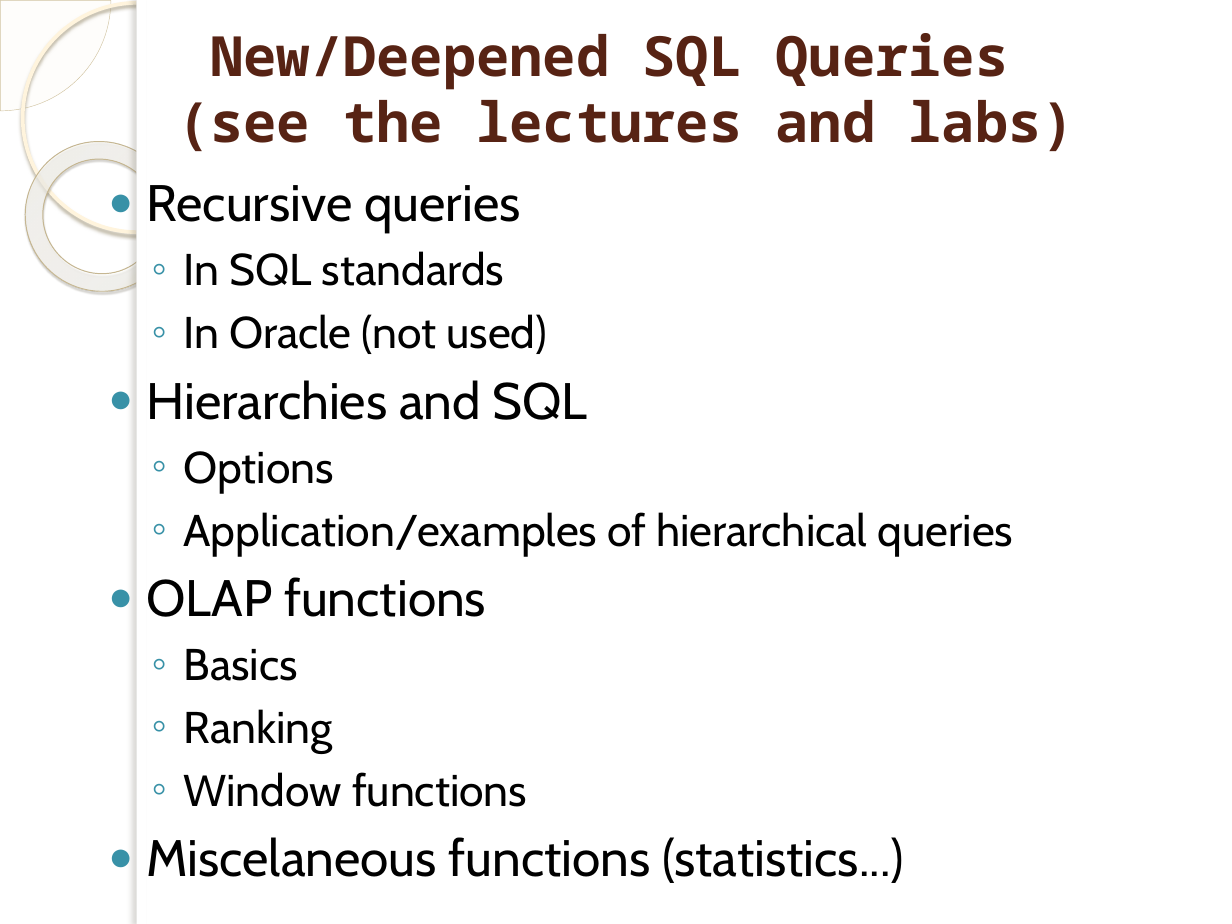
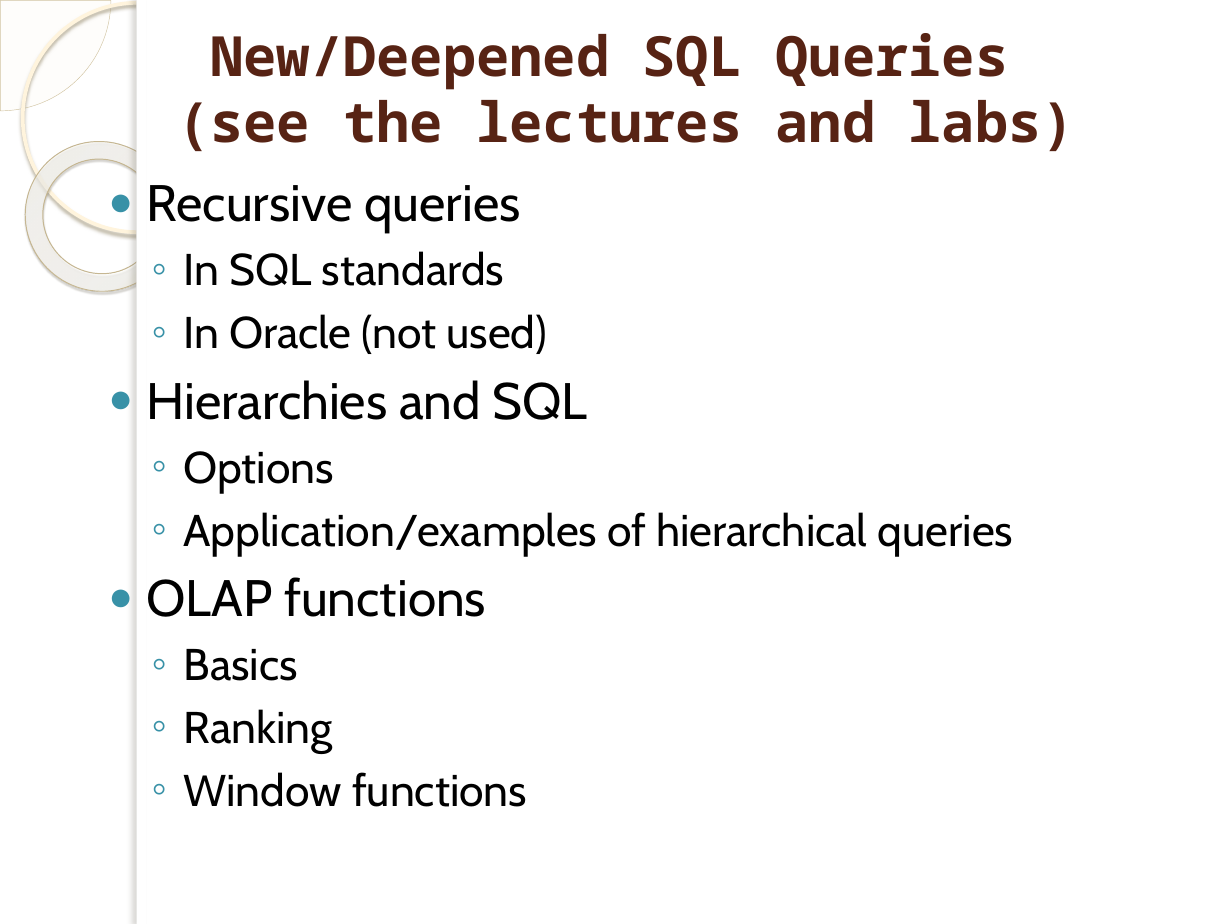
Before and after one commit to marinfotache/Database-Logic-in-Business-Applications, a slide deck: slide 19 of 01_Oracle SQL/01-01__SQL recap.pptx (slide 17 before the commit). Drawn at 1232x924 pixels with LibreOffice and Linux fonts; fonts in the diff are those of the drawing; background and template pictures are left out. Boxes give left, top, right and bottom in pixels: in the first picture for what was removed or moved away, otherwise in the second. Text is boxed around its words. In the diff, an @@ line names an element or a change of style, - is before the commit and + after.

```diff
--- a/01_Oracle SQL/01-01__SQL recap.pptx
+++ b/01_Oracle SQL/01-01__SQL recap.pptx
@@ text at (x1=147, y1=837, x2=904, y2=883): paragraph removed @@
-● Miscelaneous functions (statistics...)
```
Also in this commit, not shown: 1 other slide changed, 3 slides added.
